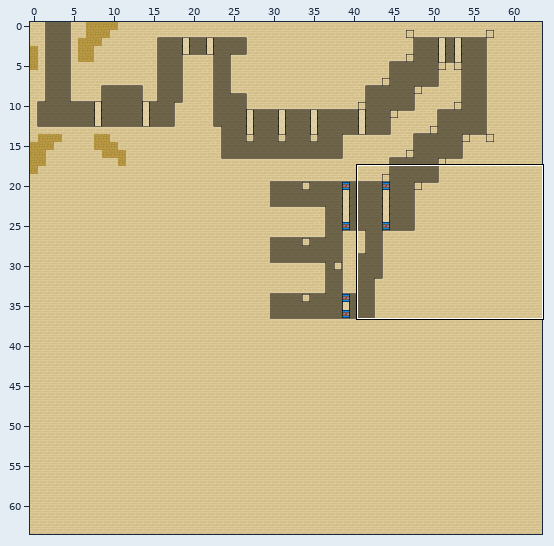
Two versions of a level (Tiled map, res/worlds/pyramid_underground.tmx). The picture above shows the old version from afar; the outline marks the close-up.
Close-up. Before:
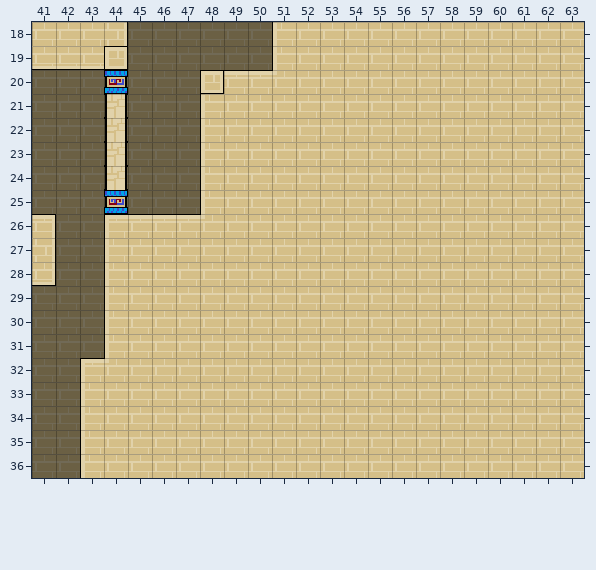
Cells are 16x16 px. Shown: x 41..63, y 18..36. The commit also changed other parts of the map, which this record leaves out.
New version:
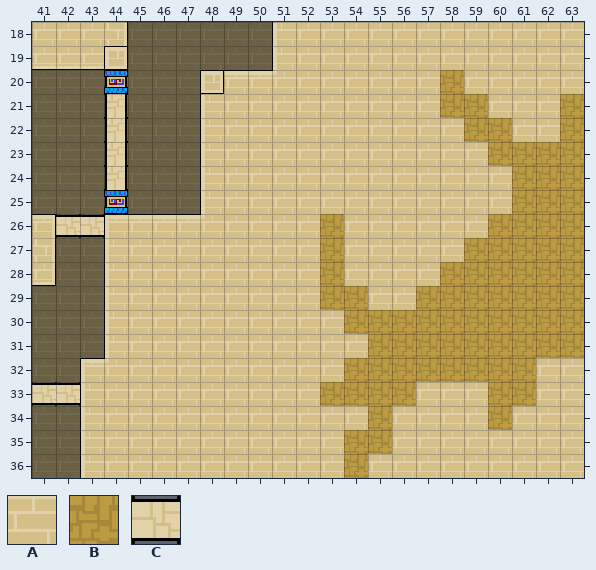
Key: from "Tileset": A 738, B 741, C 744.
_ is an empty cell.
Tiles replaced or removed in this view: A.
Changes in this commit:
Changed rows in their new state; . is an unchanged cell.
Layer "Ground":
first column x 53:
20 .....B.....
21 .....BB...B
22 ......BB..B
23 .......BBBB
24 ........BBB
25 ........BBB
26 B......BBBB
27 B.....BBBBB
28 B....BBBBBB
29 BB..BBBBBBB
30 .BBBBBBBBBB
31 ..BBBBBBBBB
32 .BBBBBBBB..
33 BBBB...BB..
34 ..B....B...
35 .BB........
36 .B.........
Layer "Overlap":
first column x 42:
26 CC
first column x 41:
33 CC
Where, in picture pixels (left, top, right, bottom), the same in both close-ups:
changed: (320, 70, 584, 478)
added: (56, 214, 104, 238)
added: (32, 382, 80, 406)
